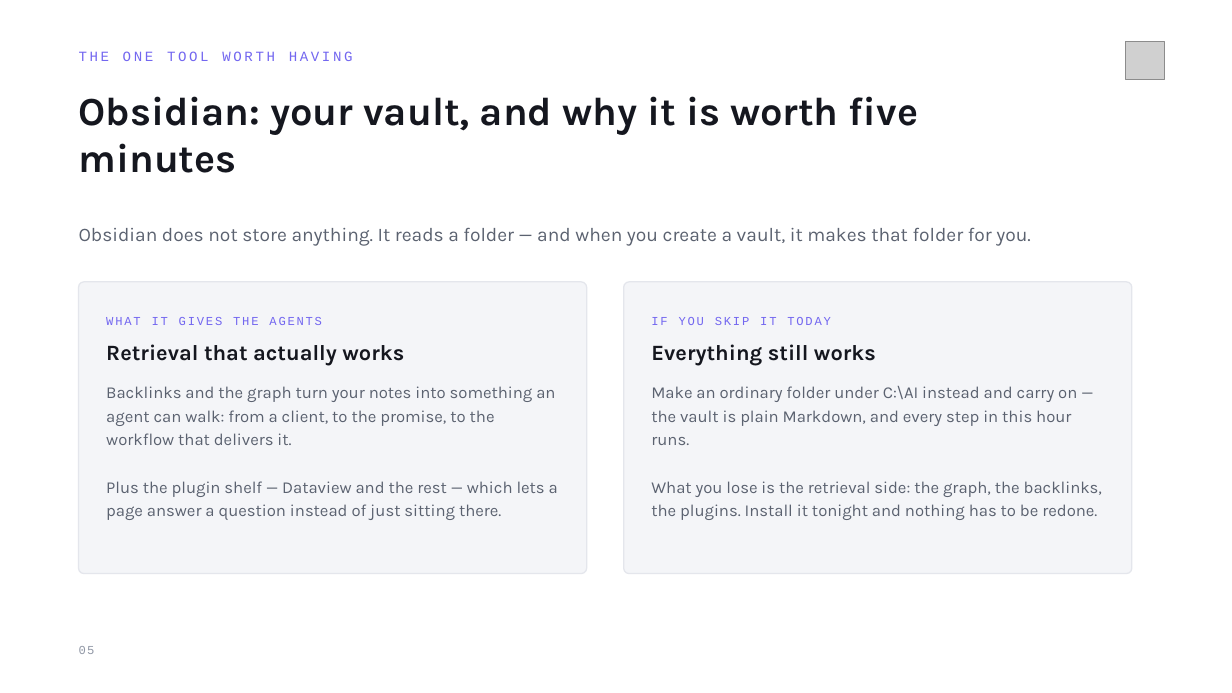
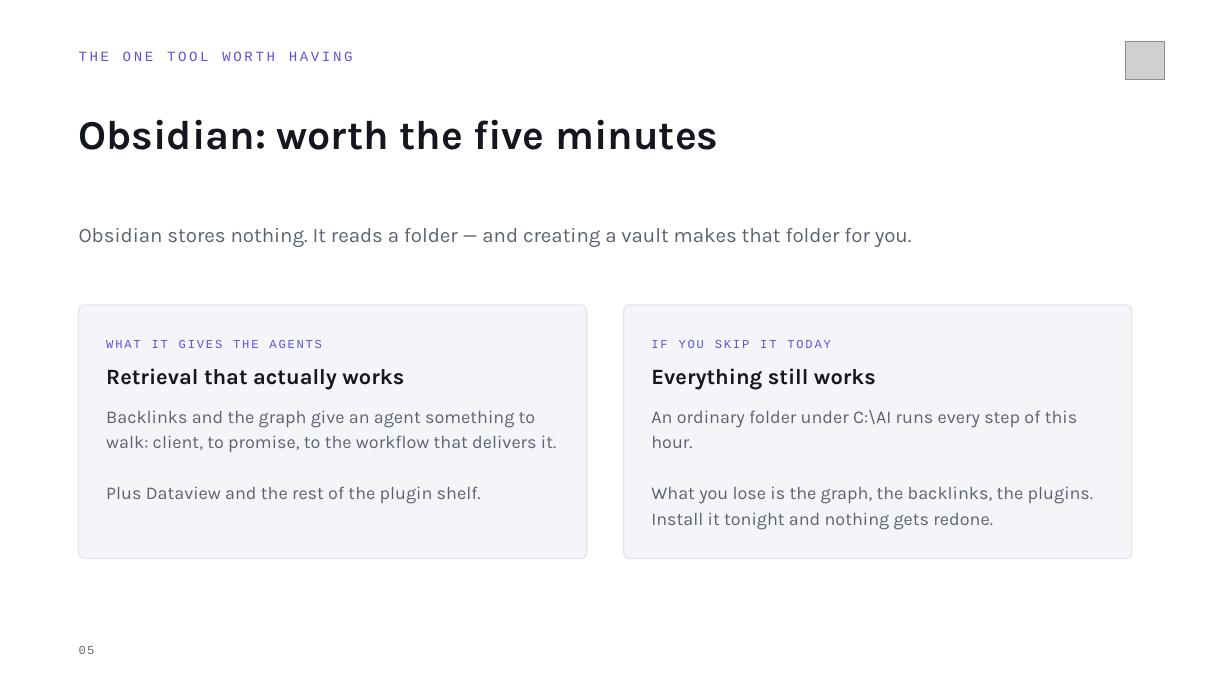
Before and after one commit to MeshPro-iPaaS/ai-ops-framework, a slide deck: slide 5 of docs/Personal AI Assistant — Installation.pptx. Drawn at 1232x693 pixels with LibreOffice and Linux fonts; fonts in the diff are those of the drawing; grey boxes stand for pictures. Boxes give left, top, right and bottom in pixels: in the first picture for what was removed or moved away, otherwise in the second. Text is boxed around its words. In the diff, an @@ line names an element or a change of style, - is before the commit and + after.

```diff
--- a/docs/Personal AI Assistant — Installation.pptx
+++ b/docs/Personal AI Assistant — Installation.pptx
@@ text at <box>79,119,718,150</box>: text changed; size 31 to 32 pt @@
-Obsidian: your vault, and why it is worth five minutes
+Obsidian: worth the five minutes
@@ text at <box>79,228,912,247</box>: text changed; size 15 to 16 pt @@
-Obsidian does not store anything. It reads a folder — and when you create a vault, it makes that folder for you.
+Obsidian stores nothing. It reads a folder — and creating a vault makes that folder for you.
@@ rounded rectangle: place and size @@
-rounded rectangle at <box>79,282,587,574</box>
+rounded rectangle at <box>79,305,587,558</box>
@@ rounded rectangle at <box>79,305,587,558</box>: proportions changed @@
@@ rounded rectangle at <box>624,305,1132,558</box>: proportions changed @@
@@ rounded rectangle: place and size @@
-rounded rectangle at <box>624,282,1132,574</box>
+rounded rectangle at <box>624,305,1132,558</box>
@@ text colour #7367F0 to #6055D8 in 3 elements at <box>79,51,353,61</box>, <box>106,340,322,348</box>, <box>651,340,831,348</box> @@
@@ 4 texts: place and size @@
-4 texts at <box>106,317,876,366</box>
+4 texts at <box>106,340,876,390</box>
@@ text at <box>106,410,556,504</box>: text changed; size 13 to 14 pt @@
-Backlinks and the graph turn your notes into something an agent can walk: from a client, to the promise, to the workflow that delivers it.
-Plus the plugin shelf — Dataview and the rest — which lets a page answer a question instead of just sitting there.
+Backlinks and the graph give an agent something to walk: client, to promise, to the workflow that delivers it.
+Plus Dataview and the rest of the plugin shelf.
@@ text at <box>651,410,1093,530</box>: text changed; size 13 to 14 pt @@
-Make an ordinary folder under C:\AI instead and carry on — the vault is plain Markdown, and every step in this hour runs.
-What you lose is the retrieval side: the graph, the backlinks, the plugins. Install it tonight and nothing has to be redone.
+An ordinary folder under C:\AI runs every step of this hour.
+What you lose is the graph, the backlinks, the plugins. Install it tonight and nothing gets redone.
@@ text "05" at <box>79,646,95,654</box>: text colour #9198A6 to #6B6D72 @@
```
Also in this commit, not shown: 17 other slides changed, 1 other file.
